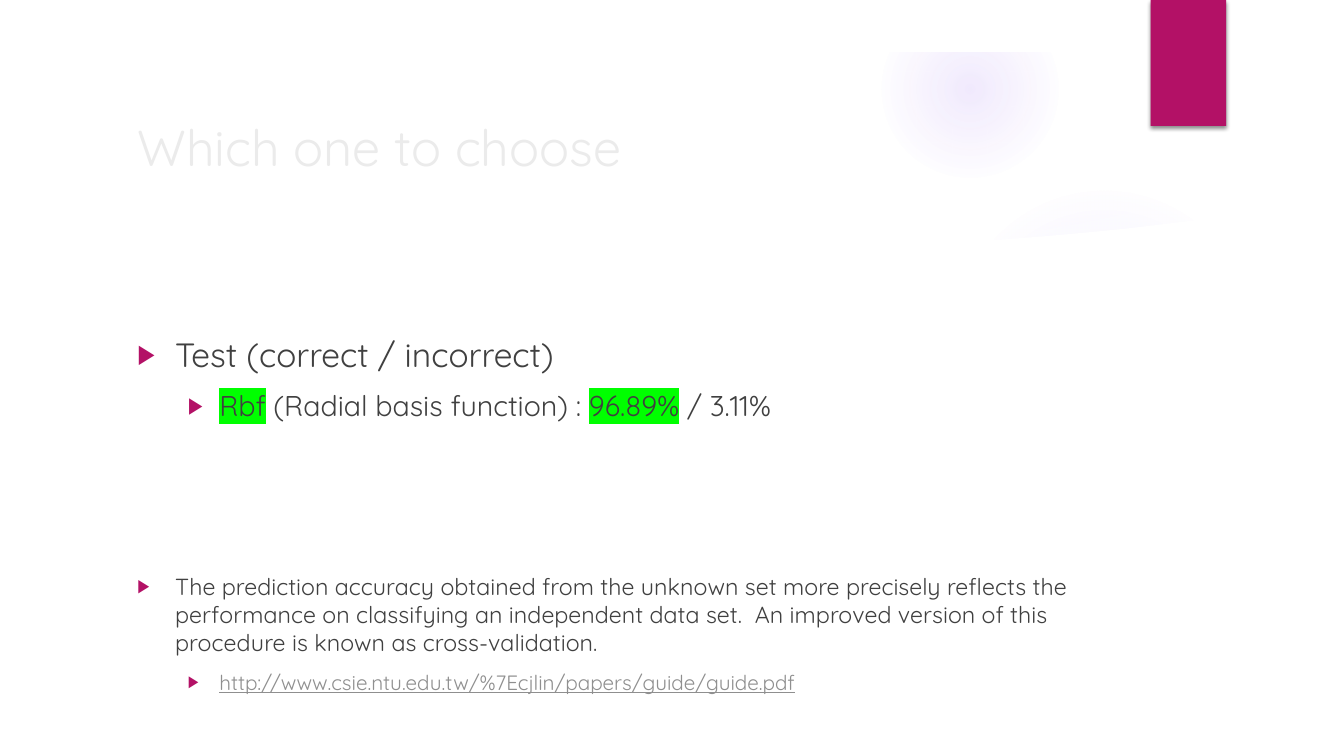
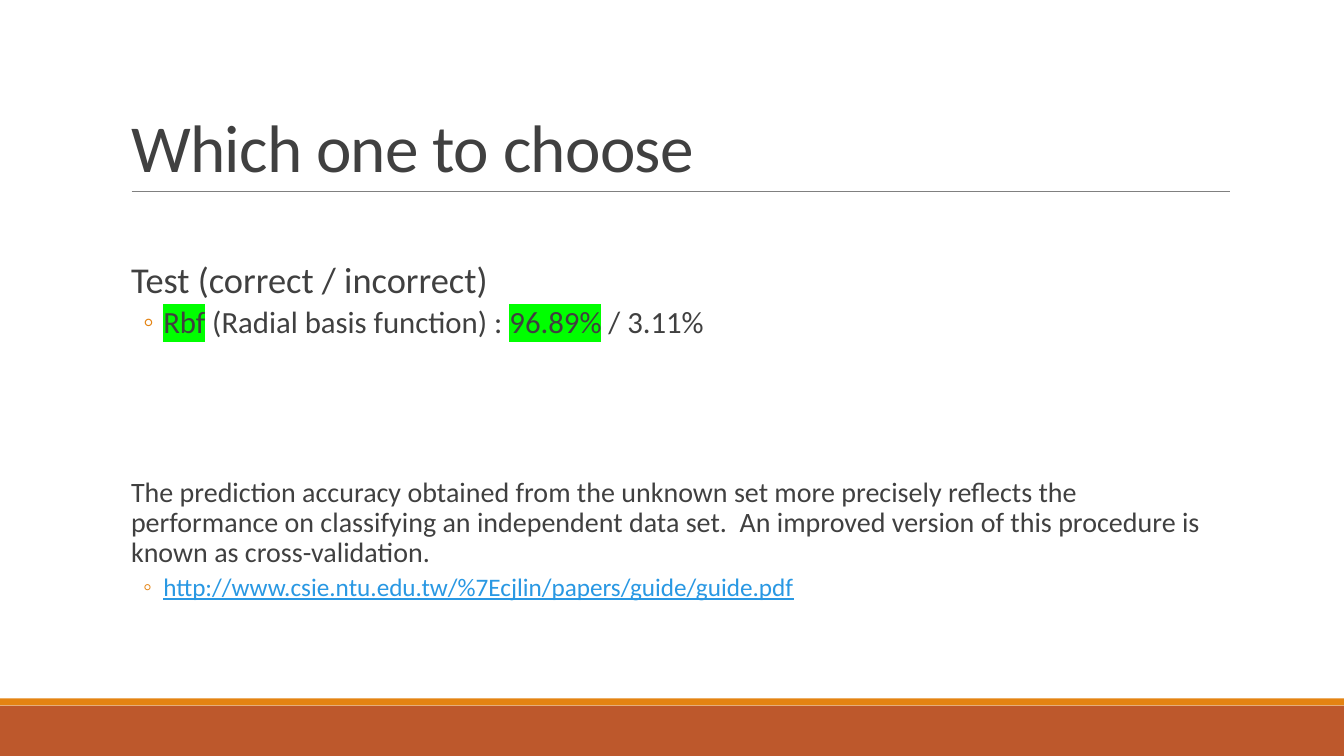
Before and after one commit to GregSimpson/SupportVectorMachine-CancerClassification, a slide deck: slide 12 of docs/gsimpson-CapstonePresentation.pptx (slide 11 before the commit). Drawn at 1344x756 pixels with LibreOffice and Linux fonts; fonts in the diff are those of the drawing; background and template pictures are left out. Boxes give left, top, right and bottom in pixels: in the first picture for what was removed or moved away, otherwise in the second. Text is boxed around its words. In the diff, an @@ line names an element or a change of style, - is before the commit and + after.

```diff
--- a/docs/gsimpson-CapstonePresentation.pptx
+++ b/docs/gsimpson-CapstonePresentation.pptx
@@ group removed at (x1=0, y1=0, x2=1344, y2=756): 5 ellipses, 3 freeform shapes @@
@@ rectangle removed at (x1=1150, y1=0, x2=1226, y2=126) @@
@@ title "Which one to choose" moved from (x1=127, y1=107, x2=1093, y2=185) to (x1=131, y1=125, x2=694, y2=173) @@
@@ title "Which one to choose" at (x1=131, y1=125, x2=694, y2=173): size 36 to 48 pt, font Quicksand to Calibri, text colour #EBEBEB to #404040, letter spacing 0 to -0.5 pt; line spacing 1 to 0.85; vertical alignment middle to bottom @@
@@ text "Test (correct / incorrect)" moved from (x1=175, y1=343, x2=1067, y2=694) to (x1=131, y1=266, x2=1199, y2=601) @@
@@ text "Test (correct / incorrect)" at (x1=131, y1=266, x2=1199, y2=601): size 24.1 to 26 pt in "Test (correct / incorrect)"; font Quicksand to Calibri; size 20.4 to 22 pt in "Rbf (Radial basis function) : 96.89% / ..."; size 16.6 to 20 pt in "The prediction accuracy obtained from the unknown ..."; size 14.8 to 18 pt, text colour #8F8F8F to #2998E3 in "http://www.csie.ntu.edu.tw/%7Ecjlin/papers/guide/guide.pdf"; bullet ▶ to  ; line spacing 1 to 0.9; more space between paragraphs; bullet colour #B31166 to #E48312; bullet ▶ to ◦; less space between paragraphs @@
@@ line added from (132, 192) to (1231, 192), #808080 0.5 pt @@
@@ rectangle added at (x1=0, y1=706, x2=1344, y2=756), fill #BD582C @@
@@ rectangle added at (x1=0, y1=699, x2=1344, y2=706), fill #E48312 @@
```
Also in this commit, not shown: 10 other slides changed, 2 slides added, 1 slide removed, 3 other files.
